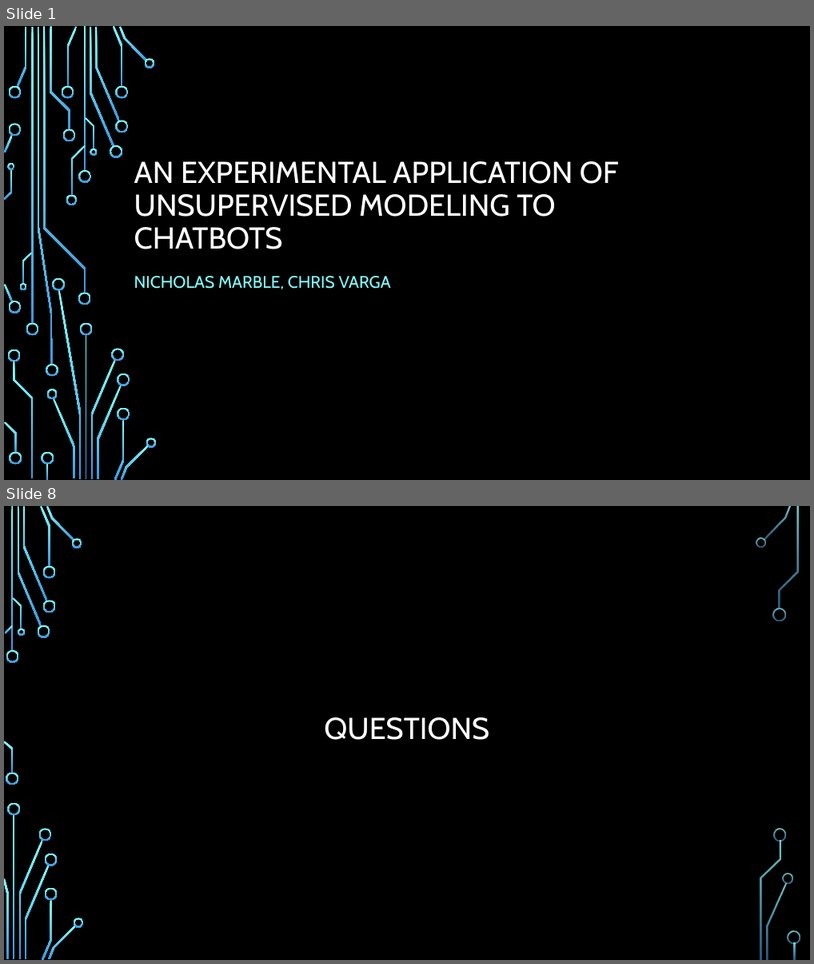
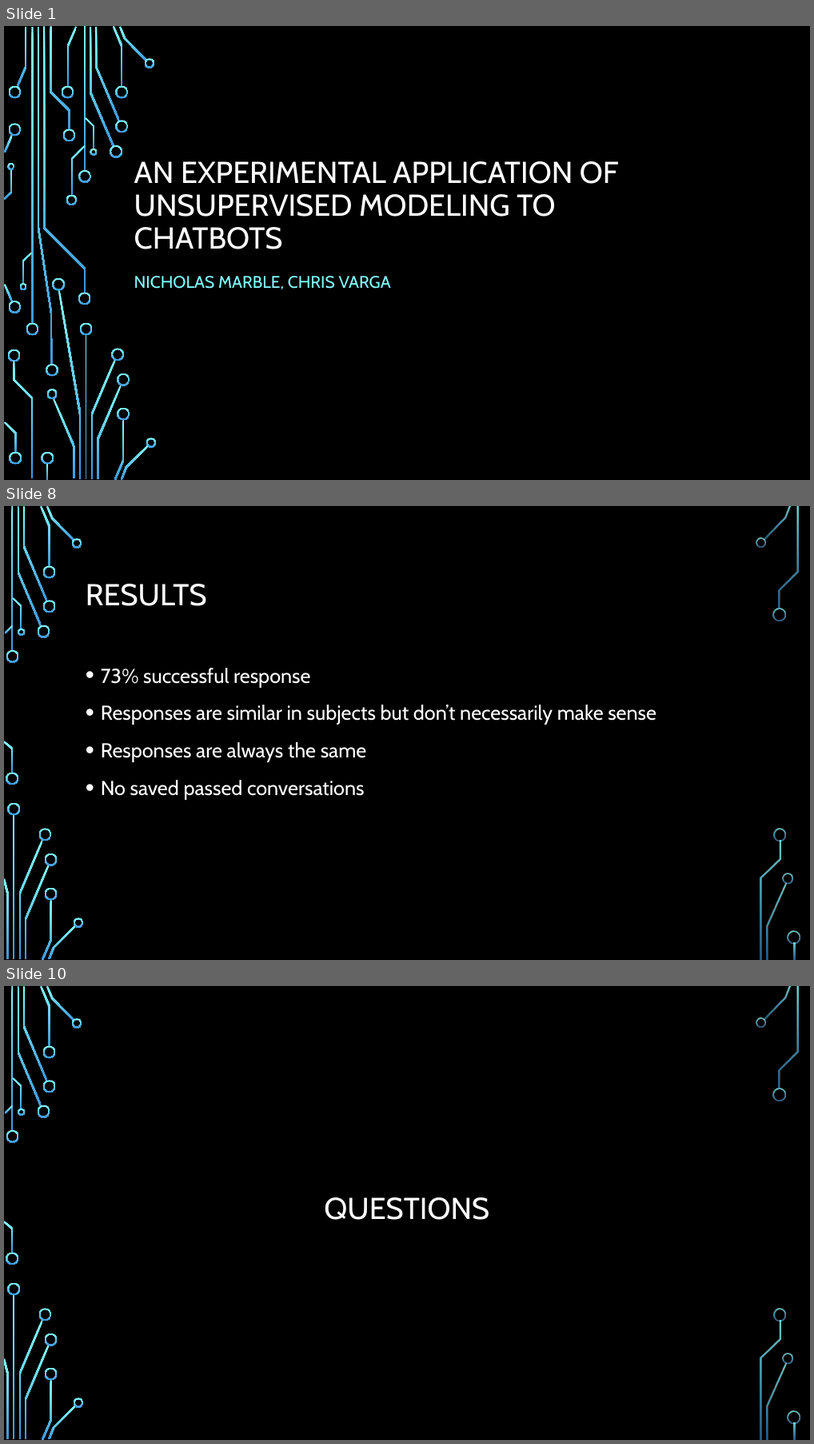
Before and after one commit to chrisvarga/chatbot, a slide deck: Marble_Varga_Prop_Presentation.pptx. Shown one above the other, each under a label of ours: slides 1 and 8 before the commit, slides 1, 8 and 10 after it; the slides between them are not shown. The pictures are 814x964 and 814x1444 pixels, drawn with LibreOffice and Linux fonts; fonts in the diff are those of the drawing; background and template pictures are left out. Boxes give left, top, right and bottom in pixels: in the first picture for what was removed or moved away, otherwise in the second. Text is boxed around its words. In the diff, an @@ line names an element or a change of style, - is before the commit and + after.

```diff
--- a/Marble_Varga_Prop_Presentation.pptx
+++ b/Marble_Varga_Prop_Presentation.pptx
@@ slide 8 added at [4,506,810,960], background picture (left out); not listed: 36 template elements that a slide beside it also shows @@
@@ title added at [86,584,207,606], 36 pt, text #FFFFFF @@
+RESULTS
@@ text added at [101,668,657,800], 24 pt, text #FFFFFF @@
+• 73% successful response
+• Responses are similar in subjects but don’t necessarily make sense
+• Responses are always the same
+• No saved passed conversations
@@ what was slide 8 is now slide 10 @@
```
Also in this commit, not shown: 1 slide changed, 6 other slides added, 5 slides removed.
